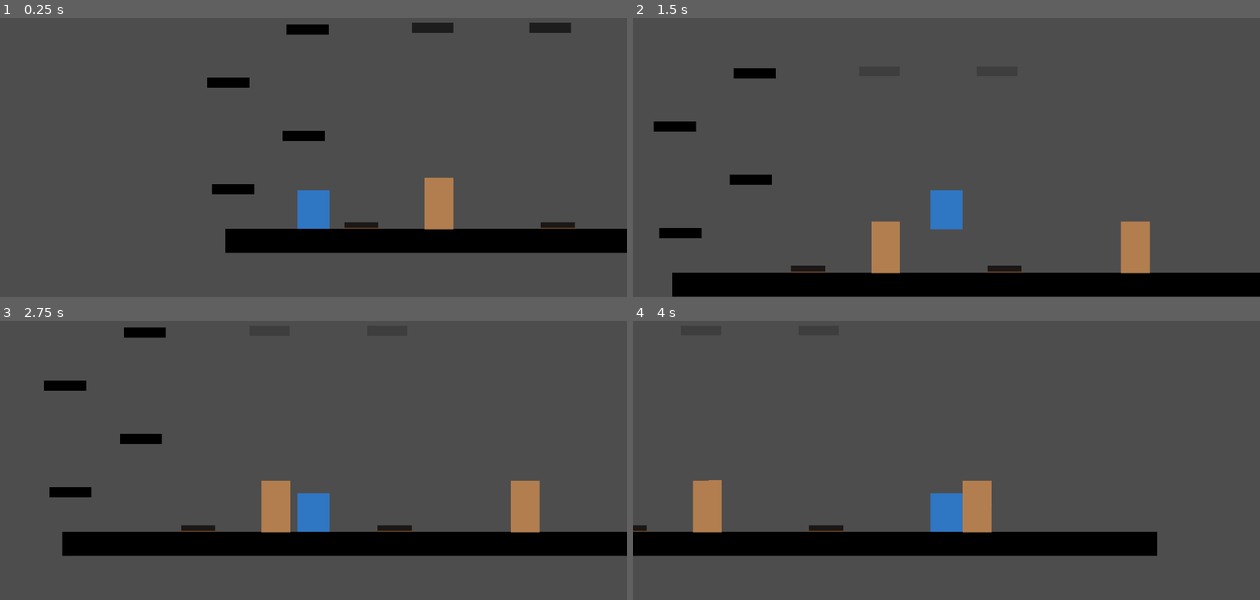
Above: before the commit, frames 1-4 (two rows, left to right).
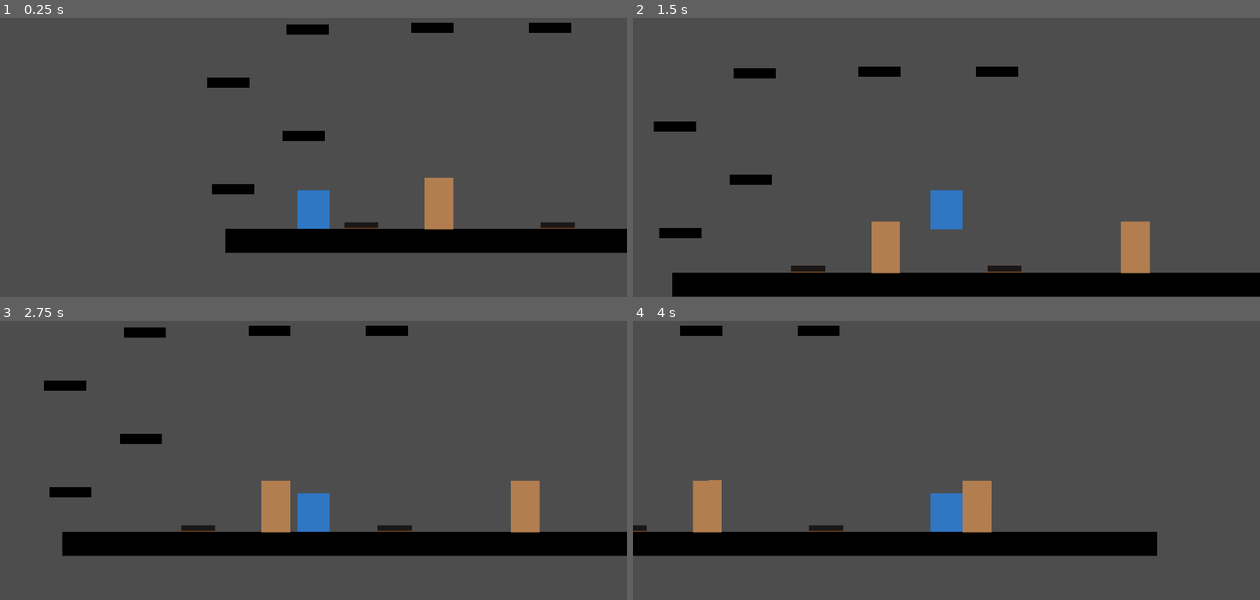
Above: after the commit, the same moments.

Repository: kaena-orb/mechanic_puzzle
Game: Godot game, scene res://implicit_puzzle_room.tscn
Two runs of this game, one before a commit and one after it. Both use one fixed random seed, a clock stepped at 60 frames per second and the inputs below. Before the commit the project starts from res://test_level.tscn.
Inputs:
- Up to frame 1 (0.25 s): no input
- Up to frame 2 (1.5 s): tap Enter (ui_accept) at 0.5, 0.77 s; hold Right (ui_right) from 0.53 s (still down); tap K (grab) at 0.6, 1.35 s
- Up to frame 3 (2.75 s): tap Enter (ui_accept) at 1.52 s; release Right (ui_right) at 2.03 s; hold Left (ui_left) from 2.03 s (still down); tap K (grab) at 2.1 s
- Up to frame 4 (4 s): release Left (ui_left) at 2.78 s; hold Right (ui_right) from 2.78 s (still down); tap K (grab) at 2.85, 3.6 s; tap Enter (ui_accept) at 3.02, 3.77 s

The runs differ from the first frame. In frame 1, 0.5% of the frame differs, in the area x 65-92%, y 1-6%; in frame 2, 0.5%; in frame 3, 0.5%; in frame 4, 0.5%.
Error after the commit: Parse Error: Could not find type "ToggleGroup" in the current scope. (res://platform.gd:5)

Commit message:
Add toggle groups signal and move repeated logic into methods

Diff:
--- a/platform.gd
+++ b/platform.gd
@@ -1,29 +1,45 @@
 extends StaticBody2D
 class_name Platform
 
-@export var hiddable : bool
+@export var hide_on_success : bool
+@export var toggle_group : ToggleGroup
 @export var togglers : Array[Toggle]
 var togglers_pressed : int
 # Called when the node enters the scene tree for the first time.
 
 func _ready():
-	if hiddable:
+	wire_signals()
+	if not hide_on_success and togglers.size():
 		hide_platform()
+
+
+func wire_signals():
 	for toggler in togglers:
 		toggler.toggle_pressed.connect(enable)
 		toggler.toggle_released.connect(disable)
+	if toggle_group:
+		toggle_group.toggle_group_solved.connect(enable)
 
-func enable():
+func enable(_emitter = null):
 	togglers_pressed += 1
-	if togglers_pressed == togglers.size():
-		$CollisionShape2D.set_deferred("disabled", false)
-		$AnimationPlayer.play("show")
+	if togglers_pressed == togglers.size() or not togglers.size() and toggle_group:
+		if hide_on_success:
+			hide_platform()
+		else:
+			show_platform()
 
-func disable():
+func disable(_emitter = null):
 	togglers_pressed -= 1
-	hide_platform()
+	if hide_on_success:
+		show_platform()
+	else:
+		hide_platform()
 
 func hide_platform():
 	if not $CollisionShape2D.disabled:
 		$CollisionShape2D.set_deferred("disabled", true)
 		$AnimationPlayer.play("hide")
+
+func show_platform():
+	$CollisionShape2D.set_deferred("disabled", false)
+	$AnimationPlayer.play("show")
--- a/platform.tscn
+++ b/platform.tscn
@@ -10,6 +10,35 @@
 
 [sub_resource type="RectangleShape2D" id="RectangleShape2D_4ptq8"]
 size = Vector2(1014, 36)
+
+[sub_resource type="Animation" id="Animation_s8bxr"]
+resource_name = "RESET"
+length = 0.1
+step = 0.1
+tracks/0/type = "value"
+tracks/0/imported = false
+tracks/0/enabled = true
+tracks/0/path = NodePath("Sprite2D:modulate")
+tracks/0/interp = 1
+tracks/0/loop_wrap = true
+tracks/0/keys = {
+"times": PackedFloat32Array(0),
+"transitions": PackedFloat32Array(1),
+"update": 0,
+"values": [Color(1, 1, 1, 1)]
+}
+tracks/1/type = "value"
+tracks/1/imported = false
+tracks/1/enabled = true
+tracks/1/path = NodePath("Sprite2D:scale")
+tracks/1/interp = 1
+tracks/1/loop_wrap = true
+tracks/1/keys = {
+"times": PackedFloat32Array(0),
+"transitions": PackedFloat32Array(1),
+"update": 0,
+"values": [Vector2(3.96875, 36.5)]
+}
 
 [sub_resource type="Animation" id="Animation_mi635"]
 resource_name = "hide"
@@ -38,35 +67,6 @@
 "transitions": PackedFloat32Array(1, 1),
 "update": 0,
 "values": [Vector2(3.96875, 36.5), Vector2(3.789, 34.845)]
-}
-
-[sub_resource type="Animation" id="Animation_s8bxr"]
-resource_name = "RESET"
-length = 0.1
-step = 0.1
-tracks/0/type = "value"
-tracks/0/imported = false
-tracks/0/enabled = true
-tracks/0/path = NodePath("Sprite2D:modulate")
-tracks/0/interp = 1
-tracks/0/loop_wrap = true
-tracks/0/keys = {
-"times": PackedFloat32Array(0),
-"transitions": PackedFloat32Array(1),
-"update": 0,
-"values": [Color(1, 1, 1, 1)]
-}
-tracks/1/type = "value"
-tracks/1/imported = false
-tracks/1/enabled = true
-tracks/1/path = NodePath("Sprite2D:scale")
-tracks/1/interp = 1
-tracks/1/loop_wrap = true
-tracks/1/keys = {
-"times": PackedFloat32Array(0),
-"transitions": PackedFloat32Array(1),
-"update": 0,
-"values": [Vector2(3.96875, 36.5)]
 }
 
 [sub_resource type="Animation" id="Animation_c1gtx"]
--- a/test_level.tscn
+++ /dev/null
@@ -1,67 +0,0 @@
-[gd_scene load_steps=6 format=3 uid="uid://kyabiw1ppjjh"]
-
-[ext_resource type="PackedScene" uid="uid://cjfgddsn4v5kp" path="res://character_body_2d.tscn" id="1_gojnm"]
-[ext_resource type="PackedScene" uid="uid://c7o7vbooos22p" path="res://crate.tscn" id="2_1c2mv"]
-[ext_resource type="PackedScene" uid="uid://ds3e8h6g31g8d" path="res://platform.tscn" id="2_4ptq8"]
-[ext_resource type="PackedScene" uid="uid://bvgnv57glnvqh" path="res://spring-crate.tscn" id="3_f7g2b"]
-[ext_resource type="PackedScene" uid="uid://drgyytt34f618" path="res://toggle.tscn" id="5_sb12i"]
-
-[node name="TestLevel" type="Node2D"]
-
-[node name="CharacterBody2D" parent="." instance=ExtResource("1_gojnm")]
-position = Vector2(135, -75)
-
-[node name="Togglers" type="Node2D" parent="."]
-
-[node name="Toggle" parent="Togglers" instance=ExtResource("5_sb12i")]
-position = Vector2(208, -1)
-
-[node name="Toggle2" parent="Togglers" instance=ExtResource("5_sb12i")]
-position = Vector2(509, -1)
-
-[node name="Floor" parent="." instance=ExtResource("2_4ptq8")]
-position = Vector2(-1, 0)
-
-[node name="MovingObjects" type="Node2D" parent="."]
-position = Vector2(327, -28)
-
-[node name="Crate" parent="MovingObjects" instance=ExtResource("2_1c2mv")]
-
-[node name="Crate2" parent="MovingObjects" instance=ExtResource("2_1c2mv")]
-position = Vector2(0, -41)
-
-[node name="Crate3" parent="MovingObjects" instance=ExtResource("3_f7g2b")]
-position = Vector2(382, 7)
-
-[node name="Crate4" parent="MovingObjects" instance=ExtResource("3_f7g2b")]
-position = Vector2(382, -55)
-
-[node name="Platforms" type="Node2D" parent="."]
-
-[node name="FixedPlatform" parent="Platforms" instance=ExtResource("2_4ptq8")]
-position = Vector2(-20, -69)
-scale = Vector2(0.0636941, 0.431832)
-
-[node name="FixedPlatform5" parent="Platforms" node_paths=PackedStringArray("togglers") instance=ExtResource("2_4ptq8")]
-position = Vector2(285, -317)
-scale = Vector2(0.0636941, 0.431832)
-hiddable = true
-togglers = [NodePath("../../Togglers/Toggle"), NodePath("../../Togglers/Toggle2")]
-
-[node name="FixedPlatform6" parent="Platforms" node_paths=PackedStringArray("togglers") instance=ExtResource("2_4ptq8")]
-position = Vector2(465, -317)
-scale = Vector2(0.0636941, 0.431832)
-hiddable = true
-togglers = [NodePath("../../Togglers/Toggle")]
-
-[node name="FixedPlatform2" parent="Platforms" instance=ExtResource("2_4ptq8")]
-position = Vector2(88, -151)
-scale = Vector2(0.0636941, 0.431832)
-
-[node name="FixedPlatform3" parent="Platforms" instance=ExtResource("2_4ptq8")]
-position = Vector2(-28, -233)
-scale = Vector2(0.0636941, 0.431832)
-
-[node name="FixedPlatform4" parent="Platforms" instance=ExtResource("2_4ptq8")]
-position = Vector2(94, -314)
-scale = Vector2(0.0636941, 0.431832)
